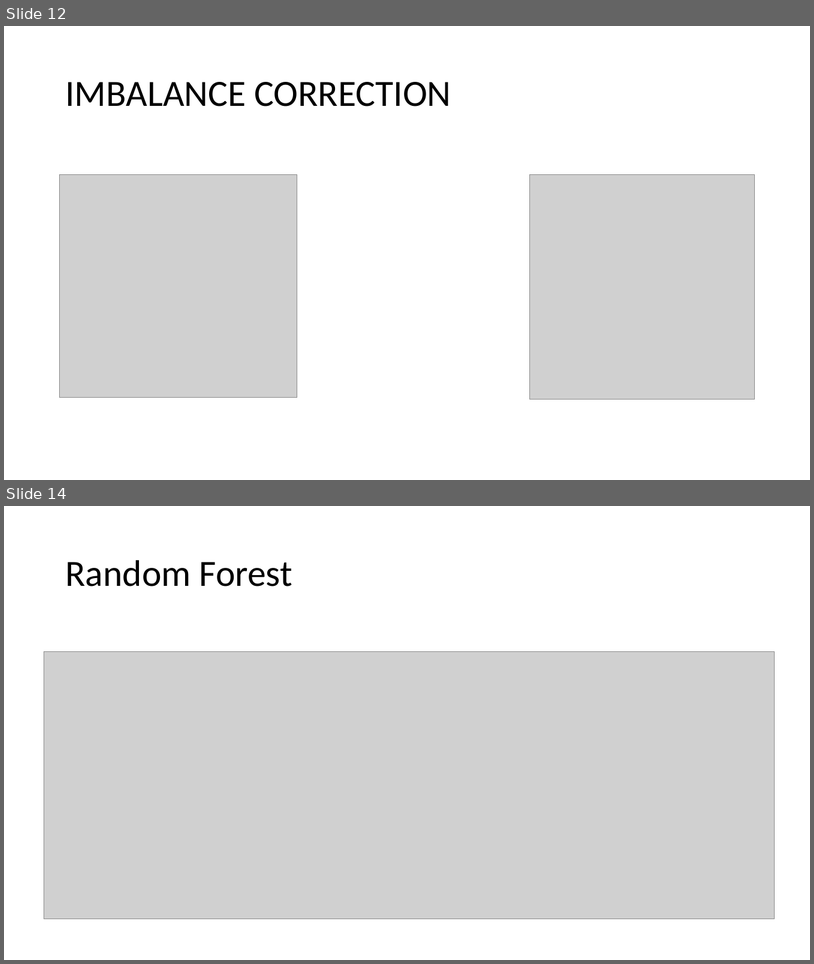
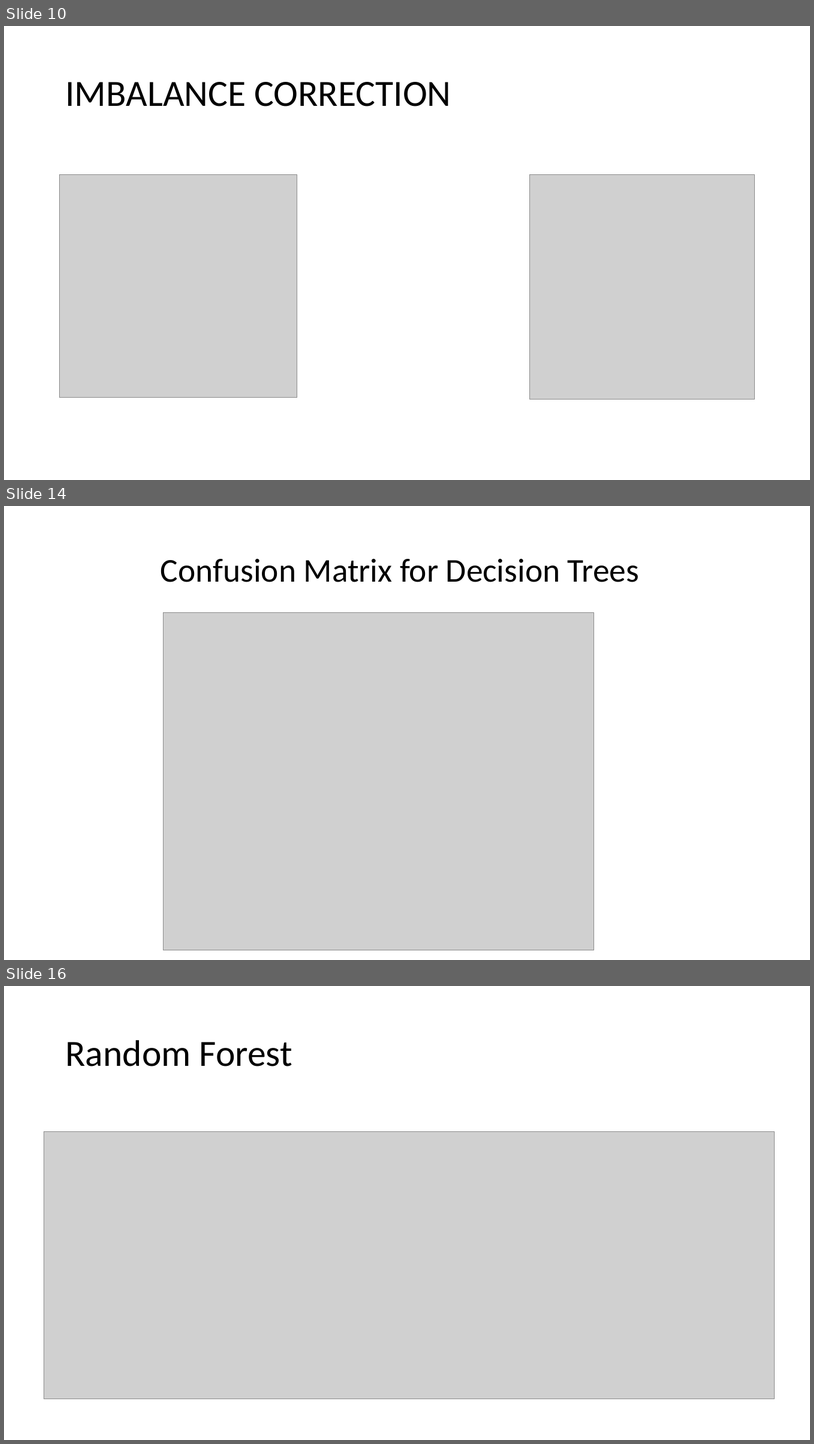
Before and after one commit to harimadhavan2000/P1, a slide deck: GBC_ML1_project_pres.pptx. Shown one above the other, each under a label of ours: slides 12 and 14 before the commit, slides 10, 14 and 16 after it; the slides between them are not shown. The pictures are 814x964 and 814x1444 pixels, drawn with LibreOffice and Linux fonts; fonts in the diff are those of the drawing; grey boxes stand for pictures. Boxes give left, top, right and bottom in pixels: in the first picture for what was removed or moved away, otherwise in the second. Text is boxed around its words. In the diff, an @@ line names an element or a change of style, - is before the commit and + after.

```diff
--- a/GBC_ML1_project_pres.pptx
+++ b/GBC_ML1_project_pres.pptx
@@ slide 14 added at (x1=4, y1=506, x2=810, y2=960), background #FFFFFF @@
@@ title added at (x1=161, y1=559, x2=639, y2=582), 39.6 pt, text #000000 @@
+Confusion Matrix for Decision Trees
@@ picture added at (x1=163, y1=613, x2=594, y2=950) @@
@@ what was slide 12 is now slide 10 @@
@@ what was slide 14 is now slide 16 @@
```
Also in this commit, not shown: 4 slides changed, 5 other slides added, 1 slide removed.
